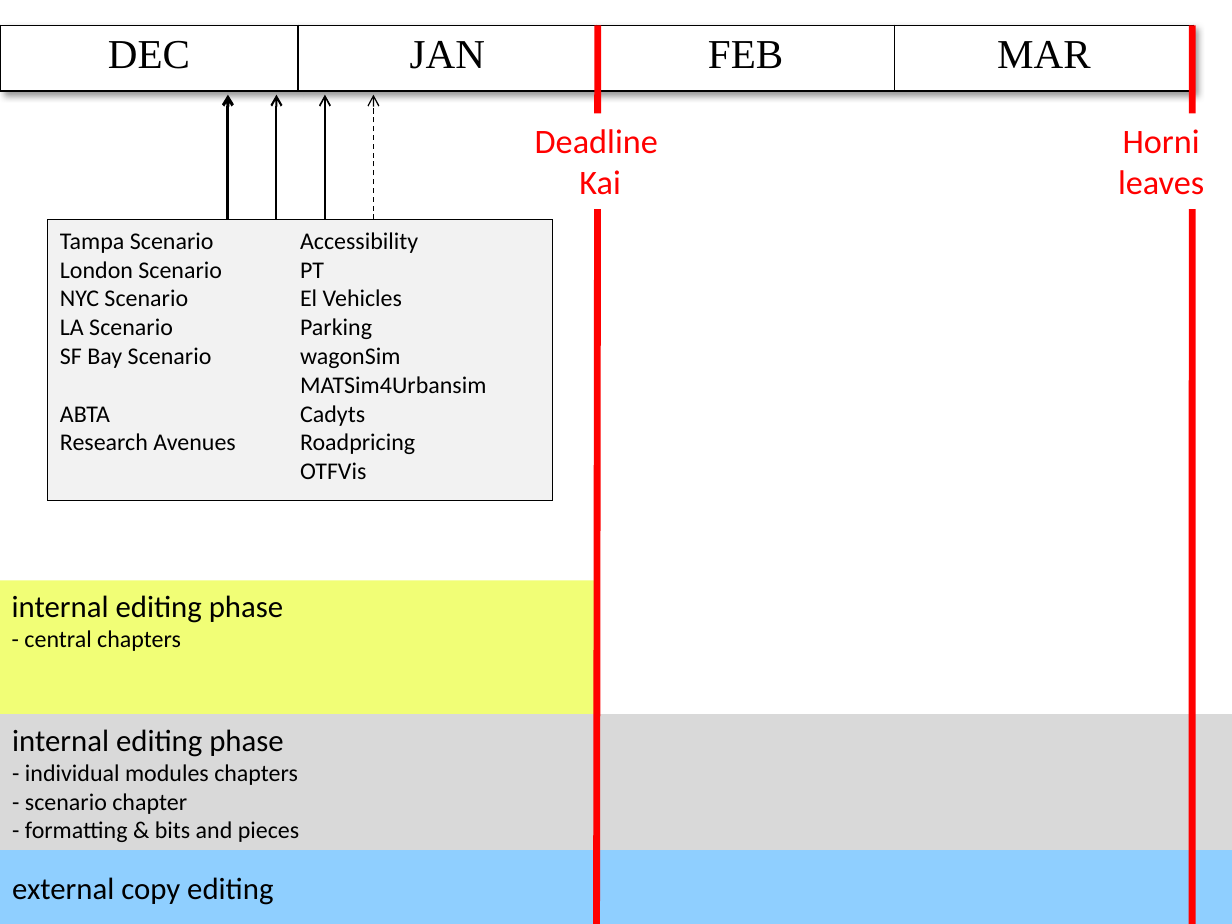
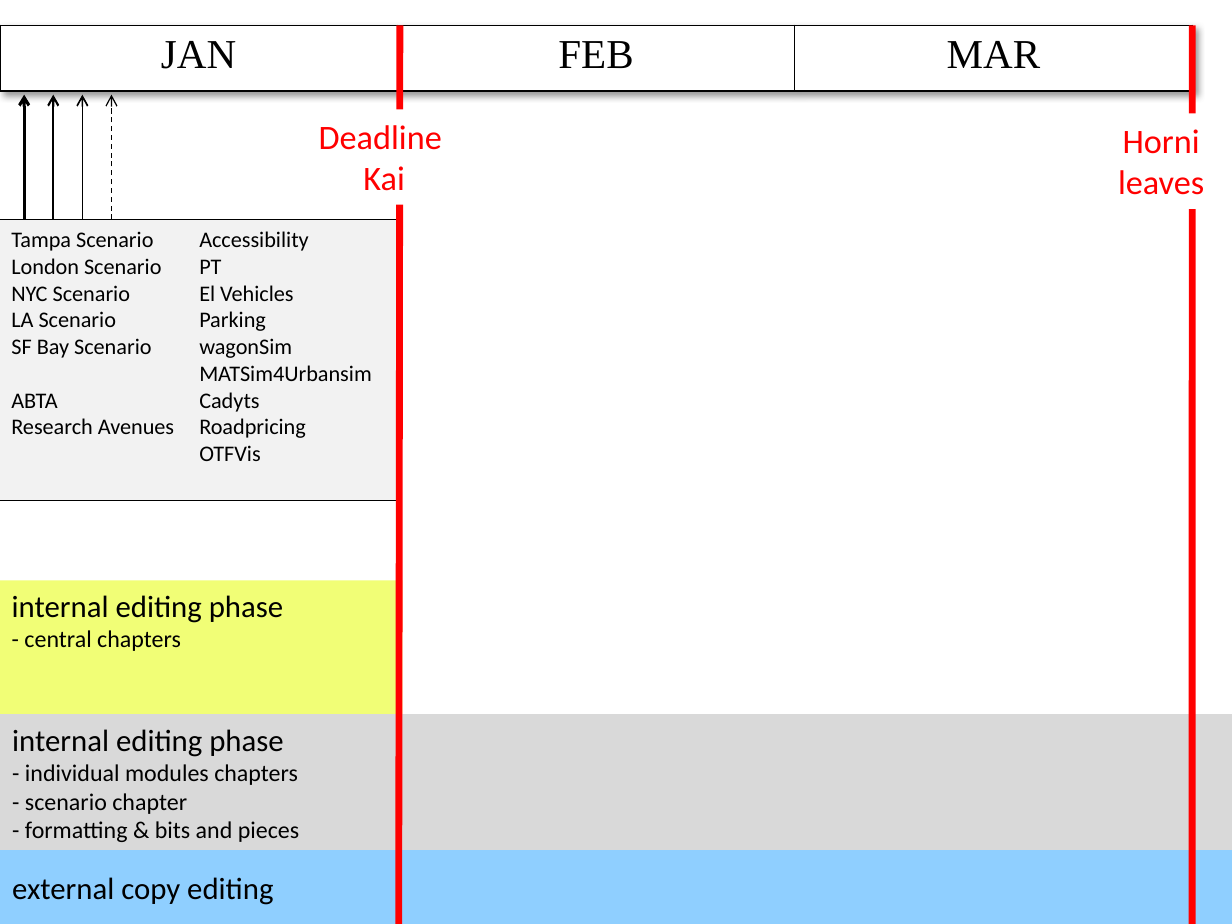
Before and after one commit to sashigurram/book, a slide deck: slide 1 of admin/timeline.pptx. Drawn at 1232x924 pixels with LibreOffice and Linux fonts; fonts in the diff are those of the drawing. Boxes give left, top, right and bottom in pixels: in the first picture for what was removed or moved away, otherwise in the second. Text is boxed around its words. In the diff, an @@ line names an element or a change of style, - is before the commit and + after.

```diff
--- a/admin/timeline.pptx
+++ b/admin/timeline.pptx
@@ table at <box>0,26,1194,91</box> @@
-column 1: DEC
@@ line moved from (596, 924) - (598, 26) to (399, 924) - (400, 26) @@
@@ arrow moved from (228, 219) - (228, 95) to (25, 219) - (25, 95) @@
@@ arrow moved from (276, 219) - (276, 95) to (53, 219) - (53, 95) @@
@@ arrow moved from (325, 219) - (325, 95) to (83, 219) - (83, 95) @@
@@ arrow moved from (373, 219) - (373, 95) to (112, 219) - (112, 95) @@
@@ text "Deadline": place and size @@
-text "Deadline" at <box>535,129,658,195</box>
+text "Deadline" at <box>319,125,442,191</box>
@@ rectangle "Tampa Scenario": place and size @@
-rectangle "Tampa Scenario" at <box>48,219,552,500</box>
+rectangle "Tampa Scenario" at <box>0,219,399,500</box>
@@ rectangle "Tampa Scenario" at <box>0,219,399,500</box>: size 14 to 13 pt @@
@@ rectangle "internal editing phase": place and size @@
-rectangle "internal editing phase" at <box>0,580,598,716</box>
+rectangle "internal editing phase" at <box>0,580,403,716</box>
```
